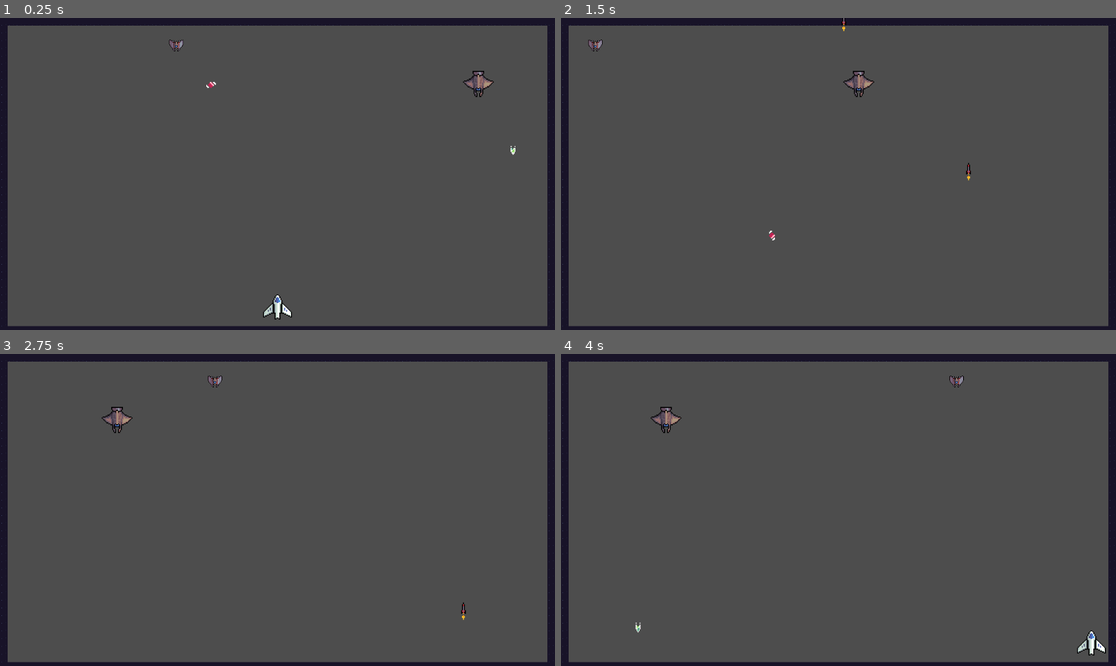
Above: before the commit, frames 1-4 (two rows, left to right).
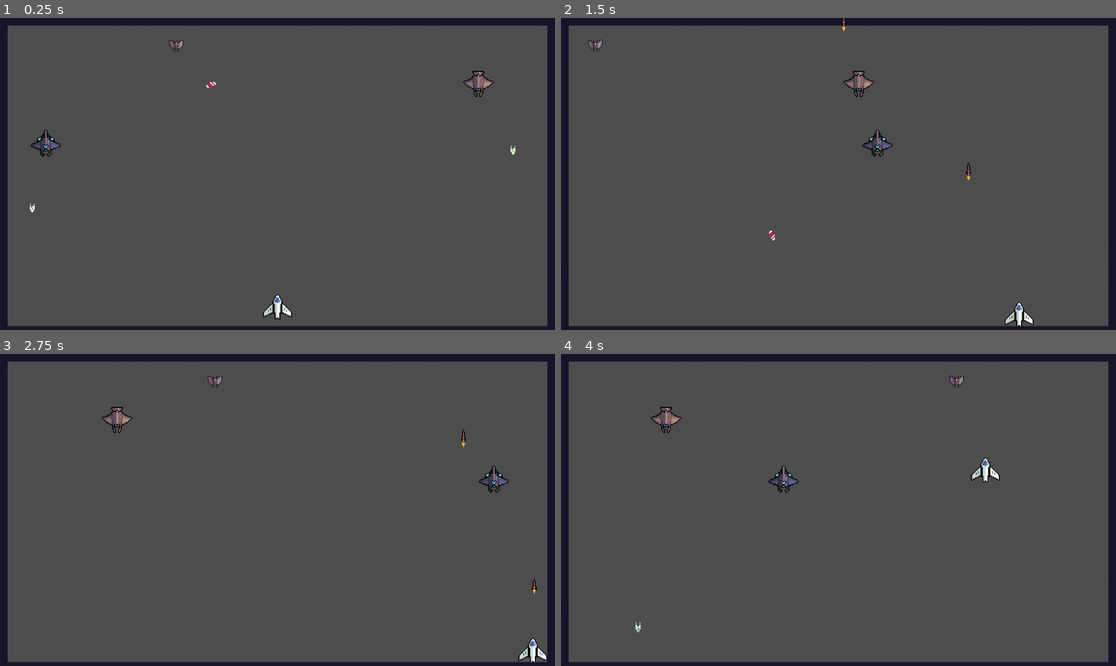
Above: after the commit, the same moments.

Repository: Darksoft-D/space-shooter
Game: Godot game, scene res://scenes/main.tscn
The game is run twice, just before and just after one commit, with the same random seed, the same clock (stepped at 60 frames per second) and the same inputs.
Inputs:
- Up to frame 1 (0.25 s): no input
- Up to frame 2 (1.5 s): hold D (move_right) 0.53-1.28 s; hold Space (shoot) 0.53-1.28 s; hold S (move_down) from 1.28 s (still down); tap Space (shoot) at 1.35 s
- Up to frame 3 (2.75 s): release S (move_down) at 2.03 s; hold D (move_right) from 2.03 s (still down); hold Space (shoot) from 2.03 s (still down)
- Up to frame 4 (4 s): release D (move_right) at 2.78 s; release Space (shoot) at 2.78 s; hold W (move_up) 2.78-3.53 s; tap Space (shoot) at 2.85 s; hold A (move_left) from 3.53 s (still down); hold Space (shoot) from 3.53 s (still down)

The runs differ from the first frame. In frame 1, 0.2% of the frame differs, in the area x 5-12%, y 35-63%; in frame 2, 0.4%; in frame 3, 0.4%; in frame 4, 0.6%, in the area x 37-99%, y 33-97%.

Commit message:
New Enemy Type - Scout

Diff:
--- /dev/null
+++ b/Enemies/scout.gd
@@ -0,0 +1,28 @@
+extends Node2D
+
+var speed = 450
+var is_shooting = false
+var direction = -1
+@onready var ray_cast_right: RayCast2D = $RayCastRight
+@onready var ray_cast_left: RayCast2D = $RayCastLeft
+@onready var muzzle: Marker2D = $Muzzle
+var bullet = preload("res://scenes/area_2d.tscn")
+
+func _process(delta: float) -> void:
+	if !is_shooting:
+		is_shooting = true
+		bullet_instantiate()
+		await get_tree().create_timer(1.5).timeout
+		is_shooting = false
+
+	if ray_cast_right.is_colliding():
+		direction = -1
+	if ray_cast_left.is_colliding():
+		direction = 1
+	position.x += speed * delta * direction
+
+func bullet_instantiate():
+	Global.laser_shot.emit(bullet, muzzle.global_position)
+
+func _on_hurtbox_area_entered(area: Area2D) -> void:
+	queue_free()
--- /dev/null
+++ b/Enemies/scout.tscn
@@ -0,0 +1,43 @@
+[gd_scene load_steps=6 format=3 uid="uid://cfv06lhek2lro"]
+
+[ext_resource type="PackedScene" uid="uid://bj7xa1134mjke" path="res://scenes/killzone.tscn" id="1_dm8qm"]
+[ext_resource type="Script" path="res://Enemies/scout.gd" id="1_lq7qv"]
+[ext_resource type="PackedScene" uid="uid://dvi75pd2753wh" path="res://scenes/hurtbox.tscn" id="2_gnfkd"]
+[ext_resource type="Texture2D" uid="uid://dpjm25qp6h8a5" path="res://assets/Foozle_2DS0014_Void_FleetPack_3/Foozle_2DS0014_Void_EnemyFleet_3/Nautolan/Designs - Base/PNGs/Nautolan Ship - Scout - Base.png" id="3_i83in"]
+
+[sub_resource type="CapsuleShape2D" id="CapsuleShape2D_23doa"]
+radius = 31.0
+height = 62.0
+
+[node name="Scout" type="Node2D"]
+script = ExtResource("1_lq7qv")
+
+[node name="Sprite2D" type="Sprite2D" parent="."]
+scale = Vector2(2, 2)
+texture = ExtResource("3_i83in")
+flip_v = true
+
+[node name="killzone" parent="." instance=ExtResource("1_dm8qm")]
+
+[node name="CollisionPolygon2D" type="CollisionPolygon2D" parent="killzone"]
+polygon = PackedVector2Array(12, 6, 32, -3, 18, -12, 18, -18, 9, -22, -12, -22, -18, -18, -18, -13, -32, -3, -16, 6)
+
+[node name="Hurtbox" parent="." instance=ExtResource("2_gnfkd")]
+
+[node name="CollisionShape2D" type="CollisionShape2D" parent="Hurtbox"]
+position = Vector2(1, -6)
+scale = Vector2(1, 0.84)
+shape = SubResource("CapsuleShape2D_23doa")
+
+[node name="RayCastRight" type="RayCast2D" parent="."]
+target_position = Vector2(16, 0)
+collision_mask = 32
+
+[node name="RayCastLeft" type="RayCast2D" parent="."]
+target_position = Vector2(-15, 0)
+collision_mask = 32
+
+[node name="Muzzle" type="Marker2D" parent="."]
+position = Vector2(0, 32)
+
+[connection signal="area_entered" from="Hurtbox" to="." method="_on_hurtbox_area_entered"]
--- a/scenes/main.tscn
+++ b/scenes/main.tscn
@@ -1,10 +1,11 @@
-[gd_scene load_steps=8 format=4 uid="uid://dk07inxp763r3"]
+[gd_scene load_steps=9 format=4 uid="uid://dk07inxp763r3"]
 
 [ext_resource type="Script" path="res://scenes/main.gd" id="1_3frfm"]
 [ext_resource type="PackedScene" uid="uid://i6g1tgmvlqyb" path="res://scenes/player.tscn" id="1_iv6k7"]
 [ext_resource type="Texture2D" uid="uid://diwn5x5nltt48" path="res://assets/Space/Space Sprite Sheet.png" id="2_qqmgu"]
 [ext_resource type="PackedScene" uid="uid://sv4pucsn3cja" path="res://Enemies/enemy.tscn" id="3_8phst"]
 [ext_resource type="PackedScene" uid="uid://c1hc4wtvynomr" path="res://Enemies/fighter.tscn" id="5_o8ig1"]
+[ext_resource type="PackedScene" uid="uid://cfv06lhek2lro" path="res://Enemies/scout.tscn" id="6_dw4in"]
 
 [sub_resource type="TileSetAtlasSource" id="TileSetAtlasSource_kotrn"]
 texture = ExtResource("2_qqmgu")
@@ -180,3 +181,6 @@
 
 [node name="Fighter" parent="." instance=ExtResource("5_o8ig1")]
 position = Vector2(1063, 136)
+
+[node name="Scout" parent="." instance=ExtResource("6_dw4in")]
+position = Vector2(65, 268)
--- a/scenes/player.tscn
+++ b/scenes/player.tscn
@@ -5,7 +5,7 @@
 
 [node name="Player" type="CharacterBody2D" groups=["player"]]
 scale = Vector2(2, 2)
-collision_mask = 13
+collision_mask = 44
 motion_mode = 1
 script = ExtResource("1_hv72u")
 
